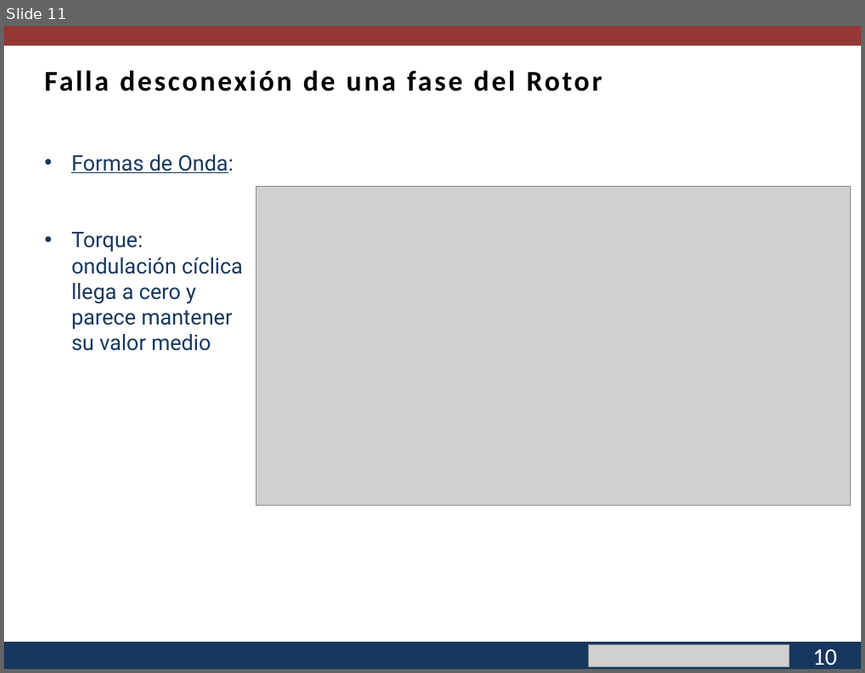
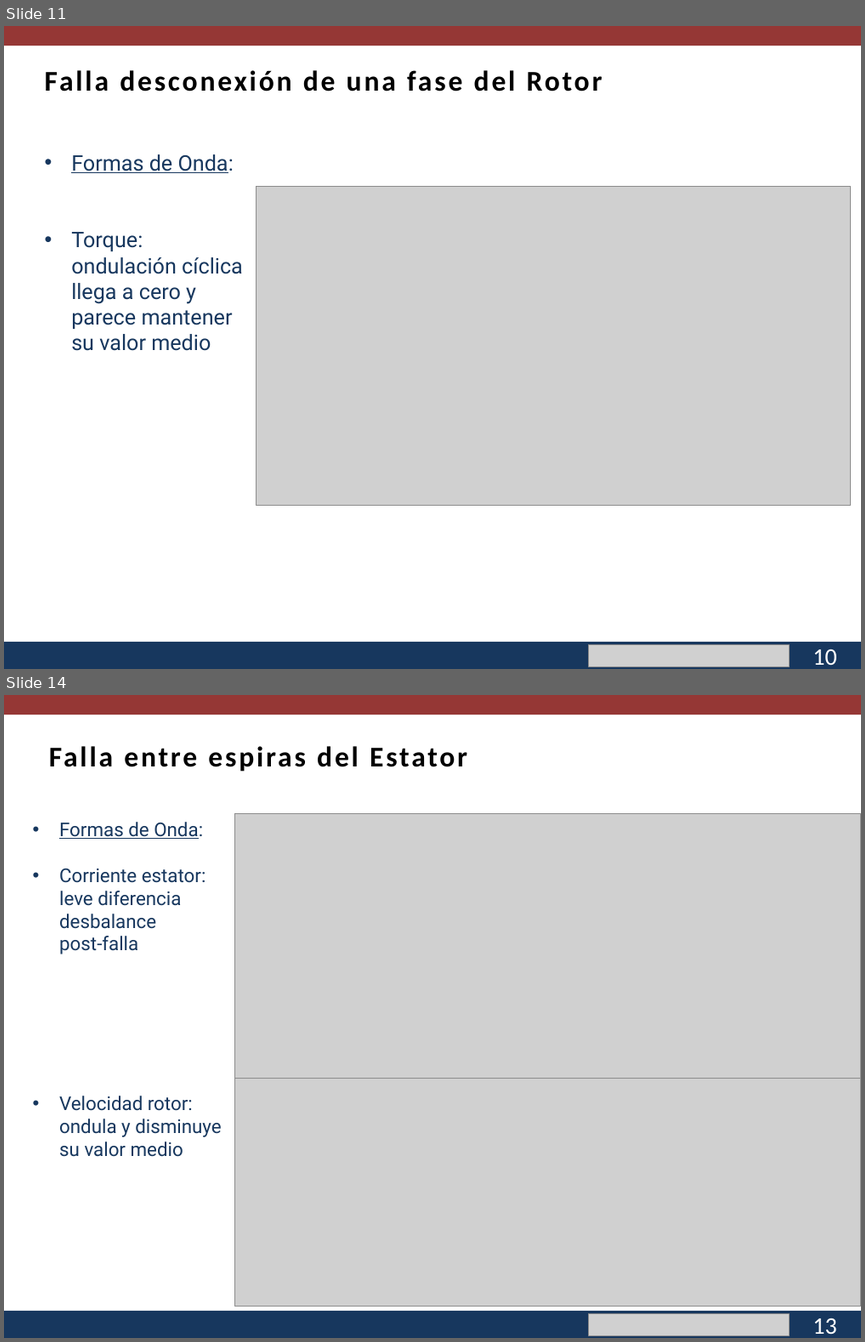
Before and after one commit to cisternashdiego/Proyecto1, a slide deck: Segunda Mesa.pptx. Shown one above the other, each under a label of ours: slide 11 before the commit, slides 11 and 14 after it; the slides between them are not shown. The pictures are 865x673 and 865x1342 pixels, drawn with LibreOffice and Linux fonts; fonts in the diff are those of the drawing; grey boxes stand for pictures; background and template pictures are left out. Boxes give left, top, right and bottom in pixels: in the first picture for what was removed or moved away, otherwise in the second. Text is boxed around its words. In the diff, an @@ line names an element or a change of style, - is before the commit and + after.

```diff
--- a/Segunda Mesa.pptx
+++ b/Segunda Mesa.pptx
@@ slide 14 added at <box>4,695,861,1338</box>, background #FFFFFF; not listed: 3 template elements that a slide beside it also shows @@
@@ text added at <box>49,746,467,771</box>, 24 pt, text #000000, bold @@
+Falla entre espiras del Estator
@@ text added at <box>59,822,221,1157</box>, 16 pt, text #17375E @@
+• Formas de Onda:
+• Corriente estator:
+  leve diferencia
+  desbalance
+  post-falla
+• Velocidad rotor:
+  ondula y disminuye
+  su valor medio
@@ picture added at <box>235,813,861,1078</box> @@
@@ picture added at <box>235,1078,861,1306</box> @@
@@ picture added at <box>588,1313,788,1335</box> @@
@@ text added at <box>812,1318,836,1333</box>, 20 pt, text #FFFFFF @@
+13
```
Also in this commit, not shown: 7 slides changed, 4 other slides added, 4 slides removed, 2 other files.
